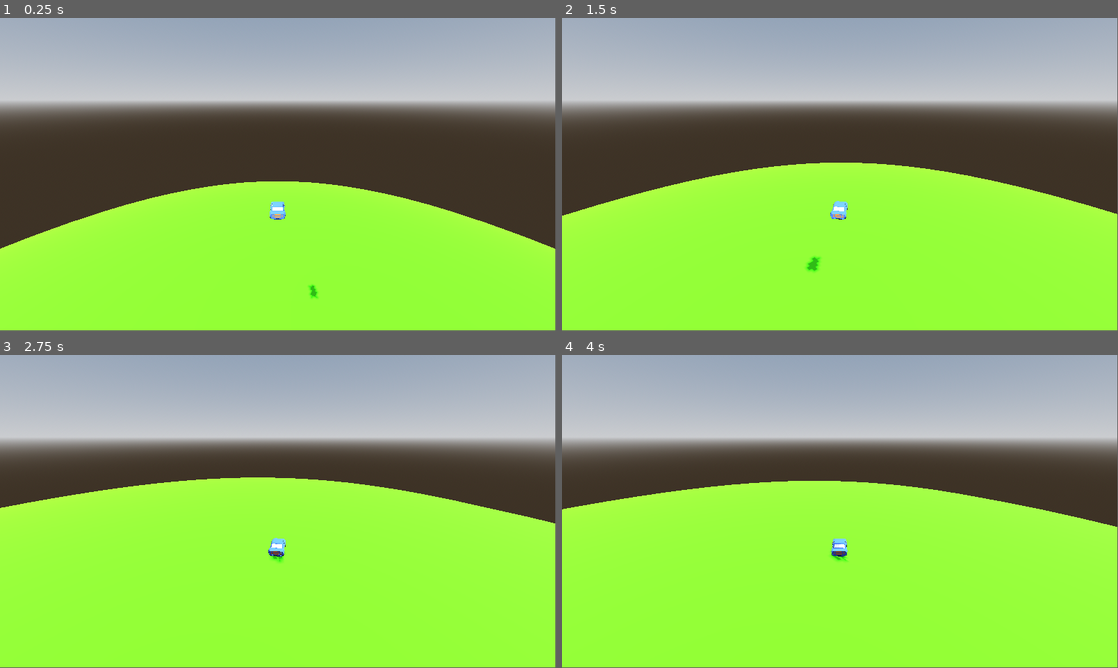
Above: before the commit, frames 1-4 (two rows, left to right).
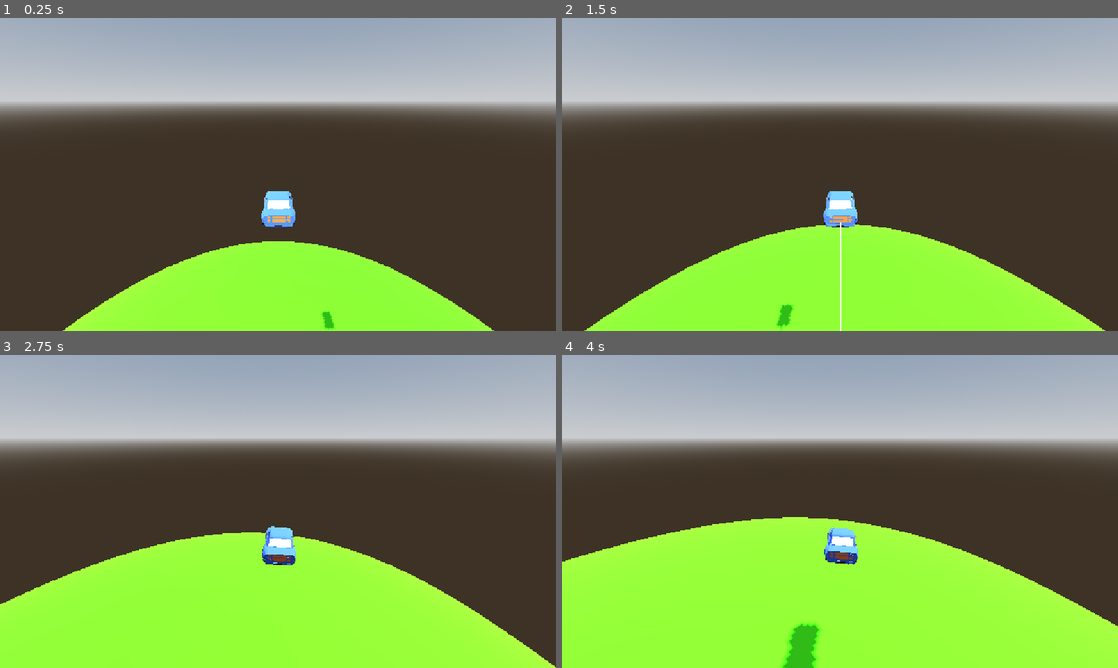
Above: after the commit, the same moments.

Repository: Gamedev-Studio-Jordan/TinyWorldJam
Game: Godot game, scene res://overview.tscn
Same seed, same stepped clock (60 frames per second), same inputs: the game is played once before the commit and once after it.
Inputs:
- Up to frame 1 (0.25 s): no input
- Up to frame 2 (1.5 s): hold D (right) 0.53-1.28 s; tap W (front) at 0.6, 1.35 s; hold S (back) from 1.28 s (still down)
- Up to frame 3 (2.75 s): release S (back) at 2.03 s; hold D (right) from 2.03 s (still down); tap W (front) at 2.1 s
- Up to frame 4 (4 s): tap W (front) at 2.85, 3.6 s; release D (right) at 3.53 s; hold A (left) from 3.53 s (still down)
In our replay, the window is 799x449 before the commit and 800x450 after it. These sizes can differ from the game's own. Grey fills any space a smaller window leaves; there, only what the larger window draws over its background counts as a difference.

The runs differ from the first frame. In frame 1, 26% of the frame differs, in the area x 0-100%, y 0-100%; in frame 2, 28%; in frame 3, 26%; in frame 4, 18%.

Commit message:
Gravity done

Diff:
--- a/car.gd
+++ b/car.gd
@@ -1,39 +1,78 @@
-extends RigidBody3D
+class_name Car extends RigidBody3D
 
+## This is the container of the car model and the camera
 @onready var car: Node3D = $Car
-@onready var carMesh: MeshInstance3D = $Car/Car
+@onready var car_mesh: MeshInstance3D = $Car/Car
 
-@export var speedForce: float
-@export var turnDegree: float
-
+@export_category("Car")
+@export var speed_force: float
+@export var turn_degree: float
 @export var acceleration: float = 30
 @export var steering: float = 1.5
-@export var effectTurnSpeed: float = 0.1
-@export var effectTurnTilt: float = 0.75
+@export var effect_turn_speed: float = 0.1
+@export var effect_turn_tilt: float = 0.75
+
+@export_category("Debug")
+@export var debug_force: bool = false
+@export var debug_force_line: Line3D = null
+
+var planet: Planet = null
 
 # Called when the node enters the scene tree for the first time.
 func _ready() -> void:
 	car.top_level = true
 
+	planet = get_tree().get_first_node_in_group("planet")
+
 # Called every frame. 'delta' is the elapsed time since the previous frame.
 func _physics_process(delta: float) -> void:
 	car.global_position = global_position - Vector3(0, 0.1, 0)
 
-	speedForce = Input.get_axis("front", "back") * acceleration
-	turnDegree = Input.get_axis("right", "left") * deg_to_rad(steering)
+	speed_force = Input.get_axis("front", "back") * acceleration
+	turn_degree = Input.get_axis("right", "left") * deg_to_rad(steering)
 
 	_curve_effect(delta)
 
-	car.rotate_y(turnDegree)
+	car.rotate_y(turn_degree)
 
-	apply_force(-car.global_transform.basis.z * speedForce)
+	var force: Vector3 = -car.global_transform.basis.z * speed_force
+
+	if planet:
+		var gravity_centre: Vector3 = planet.get_gravity_centre()
+		var direction_to_planet: Vector3 = (gravity_centre - global_position).normalized()
+
+		# This creates a rotation that aligns the car with the planet
+		var up_direction: Vector3 = direction_to_planet
+		var forward_direction: Vector3 = car.global_transform.basis.z
+		var right_direction: Vector3 = up_direction.cross(forward_direction).normalized()
+		var corrected_forward: Vector3 = right_direction.cross(up_direction).normalized()
+
+		# Creates a new basis with the corrected directions
+		var surface_basis: Basis = Basis()
+		surface_basis.x = right_direction
+		surface_basis.y = up_direction
+		surface_basis.z = corrected_forward
+
+		force = surface_basis * Vector3(0, 0, -speed_force)
+
+		car_mesh.global_transform.basis = Basis(surface_basis.x, -surface_basis.y, surface_basis.z)
+
+	if debug_force:
+		draw_line(force)
+
+	apply_force(force)
 
 func _curve_effect(delta) -> void:
-	var turnStrengthValue = turnDegree * linear_velocity.length() / effectTurnSpeed
-	var turnTiltValue = -turnDegree * linear_velocity.length() / effectTurnTilt
+	var turnStrengthValue = turn_degree * linear_velocity.length() / effect_turn_speed
+	var turnTiltValue = -turn_degree * linear_velocity.length() / effect_turn_tilt
 	var changeSpeed = 1
 
-	if turnDegree == 0: changeSpeed = 3
+	if turn_degree == 0: changeSpeed = 3
 
-	carMesh.rotation.y = lerp(carMesh.rotation.y, turnStrengthValue, changeSpeed * delta)
-	carMesh.rotation.z = lerp(carMesh.rotation.z, turnTiltValue, changeSpeed * delta)
+	car_mesh.rotation.y = lerp(car_mesh.rotation.y, turnStrengthValue, changeSpeed * delta)
+	car_mesh.rotation.z = lerp(car_mesh.rotation.z, turnTiltValue, changeSpeed * delta)
+
+func draw_line(force: Vector3) -> void:
+	if debug_force_line:
+		debug_force_line.set_start(global_position)
+		debug_force_line.set_end(global_position + force)
--- a/car.tscn
+++ b/car.tscn
@@ -1,14 +1,17 @@
-[gd_scene load_steps=4 format=3 uid="uid://dlpvj2moncf7p"]
+[gd_scene load_steps=5 format=3 uid="uid://cmoegd3ikx2bm"]
 
 [ext_resource type="Script" uid="uid://d1anmt1gueqsr" path="res://car.gd" id="1_uoj53"]
 [ext_resource type="PackedScene" uid="uid://8hchh38rffnq" path="res://Car.fbx" id="2_k61xc"]
+[ext_resource type="Script" uid="uid://bevp5jme6piw0" path="res://line3d.gd" id="3_k61xc"]
 
 [sub_resource type="SphereShape3D" id="SphereShape3D_uhe7o"]
 radius = 0.1
 
-[node name="Car" type="RigidBody3D"]
+[node name="Car" type="RigidBody3D" node_paths=PackedStringArray("debug_force_line")]
 linear_damp = 6.0
 script = ExtResource("1_uoj53")
+debug_force = true
+debug_force_line = NodePath("Line3D")
 
 [node name="CollisionShape3D" type="CollisionShape3D" parent="."]
 shape = SubResource("SphereShape3D_uhe7o")
@@ -22,4 +25,10 @@
 [node name="Camera3D" type="Camera3D" parent="Car"]
 transform = Transform3D(-1, 2.99003e-08, -8.21505e-08, 0, 0.939693, 0.34202, 8.74228e-08, 0.34202, -0.939693, 0, 3, -5)
 
+[node name="Line3D" type="MeshInstance3D" parent="."]
+top_level = true
+skeleton = NodePath("../Car")
+script = ExtResource("3_k61xc")
+metadata/_custom_type_script = "uid://bevp5jme6piw0"
+
 [editable path="Car"]
--- /dev/null
+++ b/line3d.gd
@@ -0,0 +1,39 @@
+class_name Line3D extends MeshInstance3D
+
+@export var m_pntStart : Vector3 = Vector3.ZERO : get=get_start,set=set_start
+
+@export var m_pntEnd : Vector3 = Vector3.ZERO : get=get_end,set=set_end
+
+var m_color : Color = Color.GREEN
+
+var m_material : ORMMaterial3D = ORMMaterial3D.new()
+
+func _ready():
+	mesh = ImmediateMesh.new()
+	m_material.shading_mode = BaseMaterial3D.SHADING_MODE_UNSHADED
+
+func _process(_delta):
+	draw()
+
+func get_start():
+	return m_pntStart
+
+func get_end():
+	return m_pntEnd
+
+func set_start(a : Vector3):
+	m_pntStart = a
+
+func set_end(a : Vector3):
+	m_pntEnd = a
+
+func set_color(a):
+	m_color = a
+	m_material.albedo_color = m_color
+
+func draw():
+	mesh.clear_surfaces()
+	mesh.surface_begin(Mesh.PRIMITIVE_LINES, m_material)
+	mesh.surface_add_vertex(m_pntStart)
+	mesh.surface_add_vertex(m_pntEnd)
+	mesh.surface_end()
--- a/overview.tscn
+++ b/overview.tscn
@@ -25,6 +25,7 @@
 environment = SubResource("Environment_c1k4s")
 
 [node name="Planet" parent="." instance=ExtResource("2_c1k4s")]
+transform = Transform3D(50, 0, 0, 0, 50, 0, 0, 0, 50, 0, -5, 0)
 
 [node name="Car" parent="." instance=ExtResource("1_uhe7o")]
-transform = Transform3D(1, 0, 0, 0, 1, 0, 0, 0, 1, 0, 53.7248, 0)
+transform = Transform3D(1, 0, 0, 0, 1, 0, 0, 0, 1, 0, 27.4885, 0)
--- /dev/null
+++ b/planet.gd
@@ -0,0 +1,11 @@
+class_name Planet extends StaticBody3D
+
+@export var gravity: float = 9.8
+@export var gravity_area: Area3D = null
+
+func _ready() -> void:
+    gravity_area.gravity = gravity
+
+## Returns the global position of the gravity centre
+func get_gravity_centre() -> Vector3:
+    return gravity_area.to_global(gravity_area.gravity_point_center)
--- a/planet.tscn
+++ b/planet.tscn
@@ -1,4 +1,6 @@
-[gd_scene load_steps=5 format=3 uid="uid://c1efraxy8iyel"]
+[gd_scene load_steps=6 format=3 uid="uid://ccfjskdcd24po"]
+
+[ext_resource type="Script" uid="uid://dkeg5wdjykupj" path="res://planet.gd" id="1_1odxm"]
 
 [sub_resource type="StandardMaterial3D" id="StandardMaterial3D_jcv8b"]
 albedo_color = Color(0.304103, 0.985582, 1.54018e-06, 1)
@@ -10,8 +12,10 @@
 
 [sub_resource type="SphereShape3D" id="SphereShape3D_of7x6"]
 
-[node name="Planet" type="StaticBody3D"]
+[node name="Planet" type="StaticBody3D" node_paths=PackedStringArray("gravity_area") groups=["planet"]]
 transform = Transform3D(100, 0, 0, 0, 100, 0, 0, 0, 100, 0, 0, 0)
+script = ExtResource("1_1odxm")
+gravity_area = NodePath("Area3D")
 
 [node name="MeshInstance3D" type="MeshInstance3D" parent="."]
 mesh = SubResource("SphereMesh_uhe7o")
--- a/project.godot
+++ b/project.godot
@@ -11,9 +11,17 @@
 [application]
 
 config/name="New Game Project"
-run/main_scene="uid://b5r5w1kckcc6p"
+run/main_scene="uid://bitww0b13hvwl"
 config/features=PackedStringArray("4.4", "GL Compatibility")
 config/icon="res://icon.svg"
+
+[display]
+
+window/stretch/mode="canvas_items"
+
+[editor_plugins]
+
+enabled=PackedStringArray("res://addons/destruction/plugin.cfg")
 
 [input]
 
Not shown, added: line3d.gd.uid
Not shown: 1 places in overview.tscn that only renumber resources
Not shown, added: planet.gd.uid
